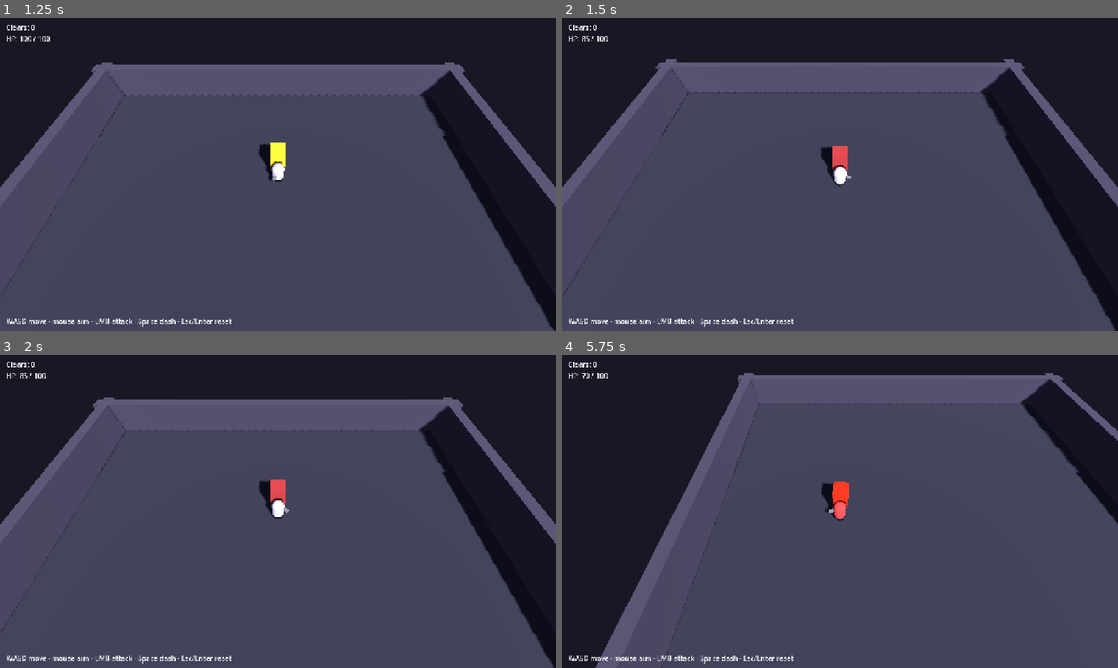
Above: before the commit, frames 1-4 (two rows, left to right).
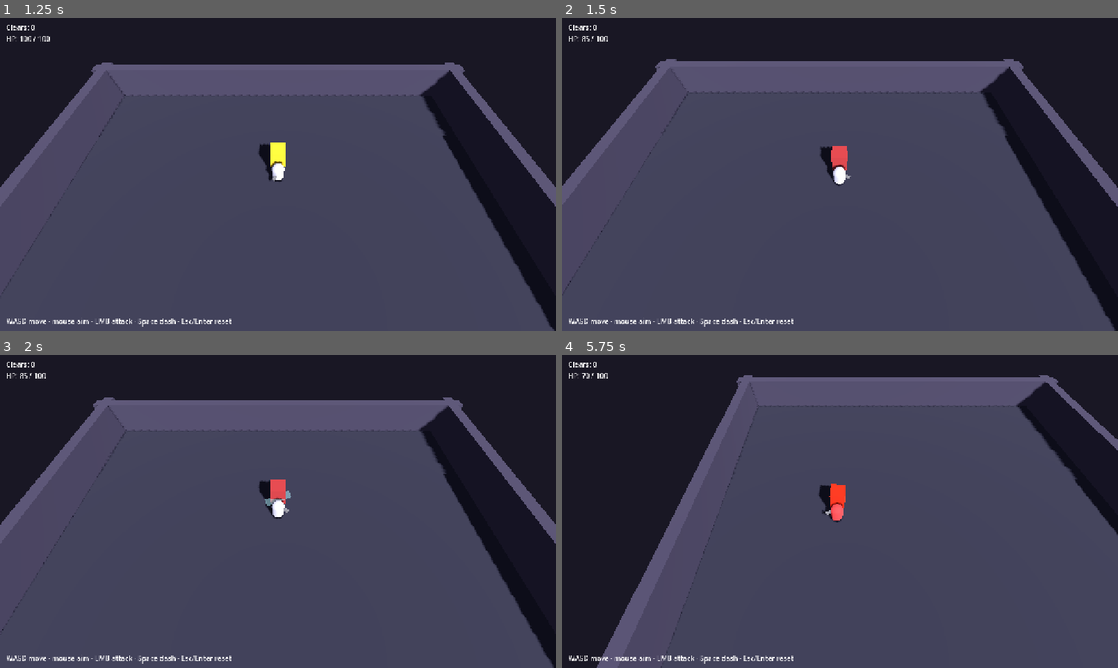
Above: after the commit, the same moments.

Repository: CLAR1OR/tycho
Game: Godot game, scene res://scenes/combat/feel_room.tscn
Same seed, same stepped clock (60 frames per second), same inputs: the game is played once before the commit and once after it.
Inputs (mouse positions are in pixels of both pictures, inside the frame that each line leads up to):
- Up to frame 1 (1.25 s): tap Enter (restart) at 0.5 s; move the mouse to (250, 237) at 0.52 s; hold W (move_up) from 0.53 s (still down); hold Space (dash) from 0.53 s (still down); click (250, 237) at 0.6 s
- Up to frame 2 (1.5 s): keep holding W (move_up); move the mouse to (1006, 221) at 1.27 s; release Space (dash) at 1.28 s; tap Space (dash) at 1.35 s
- Up to frame 3 (2 s): keep holding W (move_up); click (444, 558) at 1.55 s
- Up to frame 4 (5.75 s): move the mouse to (673, 464) at 2.02 s; release W (move_up) at 2.03 s; hold Space (dash) 2.03-2.78 s; hold A (move_left) 2.03-3.53 s; click (673, 464) at 2.1 s; move the mouse to (867, 511) at 2.77 s; tap Space (dash) at 2.85, 4.35 s; click (867, 511) at 3.05 s; move the mouse to (756, 433) at 3.52 s; hold S (move_down) 3.53-4.28 s; hold Space (dash) 3.53-4.28 s; click (756, 433) at 3.6 s; move the mouse to (962, 495) at 4.27 s; hold D (move_right) 4.28-5.03 s; click (962, 495) at 4.55 s; move the mouse to (728, 527) at 5.02 s; hold W (move_up) from 5.03 s (still down); hold Space (dash) from 5.03 s (still down); click (728, 527) at 5.1 s

Frame 1 is identical in both runs. In frame 2, 0.5% of the frame differs, in the area x 0-100%, y 13-88%; in frame 3, 0.2%; in frame 4, 2.1%, in the area x 6-100%, y 5-100%.

Commit message:
feat: asset-pipeline gate scene + combat juice (shake, swing viz, slash FX)
Asset-pipeline gate (Phase 0 gate 3):
- scenes/core/asset_pipeline_gate.tscn + src/core/character_stage.gd: loads
  a rigged/animated .glb under the SAME fixed camera_rig, finds the
  AnimationPlayer, force-loops + cycles clips (A/D), turntable (Space).
  Bobbing-capsule placeholder until a model is dropped in; needs a human to
  produce one to validate. Full pipeline steps in assets/README.md.

Combat juice (cosmetic, all `# FEEL:`-tunable):
- camera_rig.gd: shake(strength) — decaying in-plane camera kick; feel_room
  fires it when the player takes a hit.
- player.gd / player.tscn: a swept blade visual (alternates direction per
  swing) + a translucent hitbox volume shown during the active frames, so
  you can see what a swing covers.
- slash_fx.tscn / slash_fx.gd: a bright camera-facing streak spawned at each
  landed hit, fading + freeing over ~0.9s; per-instance material.

Validated: imports + compiles clean, both scenes run without errors headless
and on the real (windowed) renderer on Godot v4.6.3.

Docs: CLAUDE.md status + next action; assets/README.md (new pipeline doc).

Co-Authored-By: Claude Opus 4.8 <noreply@anthropic.com>

Diff:
--- a/project.godot
+++ b/project.godot
@@ -1,6 +1,10 @@
 ; Engine configuration file.
-; Tycho Roguelite — Godot 4.6 project (3D project with a fixed camera; the 2.5D decision).
-; See design/godot-conventions.md. main_scene is the Phase 0 combat-feel gate sandbox.
+; It's best edited using the editor UI and not directly,
+; since the parameters that go here are not all obvious.
+;
+; Format:
+;   [section] ; section goes between []
+;   param=value ; assign values to parameters
 
 config_version=5
 
@@ -22,48 +26,54 @@
 
 move_up={
 "deadzone": 0.5,
-"events": [Object(InputEventKey,"resource_local_to_scene":fa …(209 unchanged characters)… "location":0,"echo":false,"script":null)]
+"events": [Object(InputEventKey,"resource_local_to_scene":fa …(209 unchanged characters)… "location":0,"echo":false,"script":null)
+]
 }
 move_down={
 "deadzone": 0.5,
-"events": [Object(InputEventKey,"resource_local_to_scene":fa …(209 unchanged characters)… "location":0,"echo":false,"script":null)]
+"events": [Object(InputEventKey,"resource_local_to_scene":fa …(209 unchanged characters)… "location":0,"echo":false,"script":null)
+]
 }
 move_left={
 "deadzone": 0.5,
-"events": [Object(InputEventKey,"resource_local_to_scene":fa …(209 unchanged characters)… "location":0,"echo":false,"script":null)]
+"events": [Object(InputEventKey,"resource_local_to_scene":fa …(209 unchanged characters)… "location":0,"echo":false,"script":null)
+]
 }
 move_right={
 "deadzone": 0.5,
-"events": [Object(InputEventKey,"resource_local_to_scene":fa …(209 unchanged characters)… "location":0,"echo":false,"script":null)]
+"events": [Object(InputEventKey,"resource_local_to_scene":fa …(209 unchanged characters)… "location":0,"echo":false,"script":null)
+]
 }
 dash={
 "deadzone": 0.5,
-"events": [Object(InputEventKey,"resource_local_to_scene":fa …(209 unchanged characters)… "location":0,"echo":false,"script":null)]
+"events": [Object(InputEventKey,"resource_local_to_scene":fa …(209 unchanged characters)… "location":0,"echo":false,"script":null)
+]
 }
 attack={
 "deadzone": 0.5,
-"events": [Object(InputEventMouseButton,"resource_local_to_s …(272 unchanged characters)… alse,"double_click":false,"script":null)]
+"events": [Object(InputEventMouseButton,"resource_local_to_s …(272 unchanged characters)… alse,"double_click":false,"script":null)
+]
 }
 ability_rmb={
 "deadzone": 0.5,
-"events": [Object(InputEventMouseButton,"resource_local_to_s …(272 unchanged characters)… alse,"double_click":false,"script":null)]
+"events": [Object(InputEventMouseButton,"resource_local_to_s …(272 unchanged characters)… alse,"double_click":false,"script":null)
+]
 }
 ability_q={
 "deadzone": 0.5,
-"events": [Object(InputEventKey,"resource_local_to_scene":fa …(209 unchanged characters)… "location":0,"echo":false,"script":null)]
+"events": [Object(InputEventKey,"resource_local_to_scene":fa …(209 unchanged characters)… "location":0,"echo":false,"script":null)
+]
 }
 ability_r={
 "deadzone": 0.5,
-"events": [Object(InputEventKey,"resource_local_to_scene":fa …(209 unchanged characters)… "location":0,"echo":false,"script":null)]
+"events": [Object(InputEventKey,"resource_local_to_scene":fa …(209 unchanged characters)… "location":0,"echo":false,"script":null)
+]
 }
 restart={
 "deadzone": 0.5,
-"events": [Object(InputEventKey,"resource_local_to_scene":fa …(214 unchanged characters)… "location":0,"echo":false,"script":null)]
+"events": [Object(InputEventKey,"resource_local_to_scene":fa …(214 unchanged characters)… "location":0,"echo":false,"script":null)
+]
 }
-
-[physics]
-
-common/physics_ticks_per_second=60
 
 [rendering]
 
--- a/scenes/combat/player.tscn
+++ b/scenes/combat/player.tscn
@@ -18,6 +18,25 @@
 
 [sub_resource type="BoxShape3D" id="Shape_hitbox"]
 size = Vector3(1.4, 1.2, 1.6)
+
+[sub_resource type="BoxMesh" id="BladeMesh"]
+size = Vector3(0.12, 0.08, 1.6)
+
+[sub_resource type="StandardMaterial3D" id="BladeMat"]
+transparency = 1
+shading_mode = 0
+albedo_color = Color(0.75, 0.95, 1, 0.85)
+emission_enabled = true
+emission = Color(0.6, 0.9, 1, 1)
+emission_energy_multiplier = 2.5
+
+[sub_resource type="BoxMesh" id="HitboxVizMesh"]
+size = Vector3(1.4, 1.2, 1.6)
+
+[sub_resource type="StandardMaterial3D" id="HitboxVizMat"]
+transparency = 1
+shading_mode = 0
+albedo_color = Color(1, 0.85, 0.3, 0.12)
 
 [node name="Player" type="CharacterBody3D"]
 collision_layer = 1
@@ -45,3 +64,18 @@
 [node name="CollisionShape3D" type="CollisionShape3D" parent="Hitbox"]
 transform = Transform3D(1, 0, 0, 0, 1, 0, 0, 0, 1, 0, 0.9, -1.2)
 shape = SubResource("Shape_hitbox")
+
+[node name="HitboxViz" type="MeshInstance3D" parent="."]
+transform = Transform3D(1, 0, 0, 0, 1, 0, 0, 0, 1, 0, 0.9, -1.2)
+visible = false
+mesh = SubResource("HitboxVizMesh")
+surface_material_override/0 = SubResource("HitboxVizMat")
+
+[node name="SwingPivot" type="Node3D" parent="."]
+transform = Transform3D(1, 0, 0, 0, 1, 0, 0, 0, 1, 0, 0.9, 0)
+visible = false
+
+[node name="Blade" type="MeshInstance3D" parent="SwingPivot"]
+transform = Transform3D(1, 0, 0, 0, 1, 0, 0, 0, 1, 0, 0, -1)
+mesh = SubResource("BladeMesh")
+surface_material_override/0 = SubResource("BladeMat")
--- /dev/null
+++ b/scenes/combat/slash_fx.tscn
@@ -0,0 +1,21 @@
+[gd_scene load_steps=4 format=3]
+
+[ext_resource type="Script" path="res://src/combat/slash_fx.gd" id="1"]
+
+[sub_resource type="QuadMesh" id="Quad"]
+size = Vector2(1.8, 0.5)
+
+[sub_resource type="StandardMaterial3D" id="SlashMat"]
+resource_local_to_scene = true
+transparency = 1
+cull_mode = 2
+shading_mode = 0
+albedo_color = Color(0.7, 0.95, 1, 0.9)
+emission_enabled = true
+emission = Color(0.6, 0.9, 1, 1)
+emission_energy_multiplier = 2.0
+
+[node name="SlashFX" type="MeshInstance3D"]
+mesh = SubResource("Quad")
+surface_material_override/0 = SubResource("SlashMat")
+script = ExtResource("1")
--- /dev/null
+++ b/scenes/core/asset_pipeline_gate.tscn
@@ -0,0 +1,45 @@
+[gd_scene load_steps=6 format=3]
+
+[ext_resource type="Script" path="res://src/core/character_stage.gd" id="1"]
+[ext_resource type="PackedScene" path="res://scenes/core/camera_rig.tscn" id="2"]
+
+[sub_resource type="Environment" id="Env"]
+background_mode = 1
+background_color = Color(0.1, 0.09, 0.14, 1)
+ambient_light_source = 2
+ambient_light_color = Color(0.45, 0.45, 0.55, 1)
+ambient_light_energy = 0.7
+
+[sub_resource type="BoxMesh" id="FloorMesh"]
+size = Vector3(20, 1, 20)
+
+[sub_resource type="StandardMaterial3D" id="GroundMat"]
+albedo_color = Color(0.22, 0.22, 0.28, 1)
+
+[node name="AssetPipelineGate" type="Node3D"]
+script = ExtResource("1")
+
+[node name="WorldEnvironment" type="WorldEnvironment" parent="."]
+environment = SubResource("Env")
+
+[node name="DirectionalLight3D" type="DirectionalLight3D" parent="."]
+transform = Transform3D(0.866, -0.35, 0.354, 0, 0.707, 0.707, -0.5, -0.612, 0.612, 0, 12, 0)
+shadow_enabled = true
+
+[node name="Floor" type="MeshInstance3D" parent="."]
+transform = Transform3D(1, 0, 0, 0, 1, 0, 0, 0, 1, 0, -0.5, 0)
+mesh = SubResource("FloorMesh")
+surface_material_override/0 = SubResource("GroundMat")
+
+[node name="ModelHolder" type="Node3D" parent="."]
+
+[node name="CameraRig" parent="." instance=ExtResource("2")]
+
+[node name="HUD" type="CanvasLayer" parent="."]
+
+[node name="Info" type="Label" parent="HUD"]
+offset_left = 14.0
+offset_top = 10.0
+offset_right = 900.0
+offset_bottom = 110.0
+text = "Loading…"
--- a/src/combat/feel_room.gd
+++ b/src/combat/feel_room.gd
@@ -12,6 +12,7 @@
 const ENEMY_SCENE := preload("res://scenes/combat/enemy_dummy.tscn")
 const RESPAWN_DELAY := 0.8     # FEEL: beat between kill and next spawn (s)
 const SPAWN_POS := Vector3(0.0, 1.0, -9.0)
+const SHAKE_ON_HIT := 0.35     # FEEL: camera kick (m) when the player takes a hit
 
 @onready var _player: Player = $Player
 @onready var _rig: CameraRig = $CameraRig
@@ -21,6 +22,7 @@
 
 var _clears: int = 0
 var _enemy: EnemyDummy = null
+var _last_hp: int = Player.MAX_HEALTH
 
 
 func _ready() -> void:
@@ -55,6 +57,9 @@
 
 func _on_player_health_changed(hp: int, max_hp: int) -> void:
 	_hp_label.text = "HP: %d / %d" % [hp, max_hp]
+	if hp < _last_hp:
+		_rig.shake(SHAKE_ON_HIT)
+	_last_hp = hp
 
 
 func _on_player_died() -> void:
--- a/src/combat/player.gd
+++ b/src/combat/player.gd
@@ -26,8 +26,12 @@
 const ATTACK_DAMAGE := 25     # FEEL: damage per light hit
 const ATTACK_MOVE_MULT := 0.35  # FEEL: movement allowed while swinging (0 = rooted)
 const COMBO_BUFFER := 0.20    # FEEL: input buffer to chain the next swing (s)
+const SWING_ARC_DEG := 120.0  # FEEL: total blade sweep angle (degrees)
+const BLADE_ALPHA := 0.85     # FEEL: blade brightness during the swing
 
 const MAX_HEALTH := 100
+
+const SLASH_FX := preload("res://scenes/combat/slash_fx.tscn")
 
 signal health_changed(hp: int, max_hp: int)
 signal died
@@ -43,9 +47,13 @@
 var _attack_t: float = 0.0
 var _hit_this_swing: Array = []
 var _buffered_attack: bool = false
+var _swing_sign: float = 1.0
 
 @onready var _hitbox: Area3D = $Hitbox
 @onready var _mesh: MeshInstance3D = $Body
+@onready var _swing_pivot: Node3D = $SwingPivot
+@onready var _blade: MeshInstance3D = $SwingPivot/Blade
+@onready var _hitbox_viz: MeshInstance3D = $HitboxViz
 var _base_mesh_color: Color = Color(0.85, 0.85, 0.9)
 
 
@@ -107,6 +115,7 @@
 	if _attack_t >= active_start and _attack_t < active_end:
 		_apply_attack_hits()
 
+	_update_swing_visual()
 	_apply_ground_movement(delta, ATTACK_MOVE_MULT)
 
 	if _attack_t >= active_end + ATTACK_RECOVER:
@@ -134,11 +143,15 @@
 	_attack_t = 0.0
 	_buffered_attack = false
 	_hit_this_swing.clear()
+	_swing_sign = -_swing_sign  # alternate sweep direction each swing
+	_swing_pivot.visible = true
 
 
 func _end_attack() -> void:
 	_state = State.NORMAL
 	_buffered_attack = false
+	_swing_pivot.visible = false
+	_hitbox_viz.visible = false
 
 
 func _apply_attack_hits() -> void:
@@ -148,6 +161,36 @@
 		if body.has_method("take_damage"):
 			_hit_this_swing.append(body)
 			body.take_damage(ATTACK_DAMAGE, global_position)
+			_spawn_slash(body.global_position)
+
+
+## A swept blade visual + the literal hitbox volume shown during the active window,
+## so you can see exactly what a swing covers and what it hit.
+func _update_swing_visual() -> void:
+	var total_swing := ATTACK_WINDUP + ATTACK_ACTIVE
+	var half := deg_to_rad(SWING_ARC_DEG) * 0.5
+	var alpha := BLADE_ALPHA
+	if _attack_t <= total_swing:
+		var p := ease(_attack_t / total_swing, 0.4)  # ease-out sweep
+		_swing_pivot.rotation.y = lerpf(half, -half, p) * _swing_sign
+	else:
+		_swing_pivot.rotation.y = -half * _swing_sign
+		var rp := clampf((_attack_t - total_swing) / ATTACK_RECOVER, 0.0, 1.0)
+		alpha = lerpf(BLADE_ALPHA, 0.0, rp)
+	var mat := _blade.get_active_material(0)
+	if mat is StandardMaterial3D:
+		mat.albedo_color.a = alpha
+	var active_end := ATTACK_WINDUP + ATTACK_ACTIVE
+	_hitbox_viz.visible = _attack_t >= ATTACK_WINDUP and _attack_t < active_end
+
+
+func _spawn_slash(at: Vector3) -> void:
+	var parent := get_parent()
+	if parent == null:
+		return
+	var fx := SLASH_FX.instantiate()
+	fx.position = at + Vector3.UP * 0.6  # roughly mid-body on the target
+	parent.add_child(fx)
 
 
 # --- Movement helpers -------------------------------------------------------
--- /dev/null
+++ b/src/combat/slash_fx.gd
@@ -0,0 +1,46 @@
+extends MeshInstance3D
+class_name SlashFX
+## A short bright streak left at the point of a landed hit; fades out and frees.
+## Spawned by player.gd when a light attack connects. Orients to face the fixed
+## camera so it reads from the 2.5D angle. Cosmetic only — no gameplay effect.
+
+# FEEL: human-tuned, do not optimize — hit-feedback timing/look.
+const LIFETIME := 0.9          # FEEL: seconds before it fully fades + frees
+const START_ALPHA := 0.9       # FEEL: peak brightness
+const START_EMISSION := 2.0    # FEEL: peak glow
+
+var _t: float = 0.0
+var _mat: StandardMaterial3D = null
+var _oriented: bool = false
+var _roll: float = 0.0
+var _grow_scale: float = 1.0
+
+
+func _ready() -> void:
+	_mat = get_active_material(0) as StandardMaterial3D
+	_roll = randf_range(-PI, PI)
+	_grow_scale = randf_range(0.85, 1.2)
+	if _mat != null:
+		_mat.albedo_color.a = START_ALPHA
+		_mat.emission_energy_multiplier = START_EMISSION
+
+
+func _process(delta: float) -> void:
+	# Orient on the first frame, once global_position is valid and the camera exists.
+	if not _oriented:
+		var cam := get_viewport().get_camera_3d()
+		if cam != null:
+			look_at(cam.global_position, Vector3.UP)
+			rotate_object_local(Vector3.FORWARD, _roll)  # roll in the view plane for variety
+		_oriented = true
+
+	_t += delta
+	var k := clampf(1.0 - _t / LIFETIME, 0.0, 1.0)
+	if _mat != null:
+		_mat.albedo_color.a = START_ALPHA * k
+		_mat.emission_energy_multiplier = START_EMISSION * k
+	# Grow slightly as it fades for a "pop".
+	var g := _grow_scale * (1.0 + (1.0 - k) * 0.4)
+	scale = Vector3(g, g, g)
+	if _t >= LIFETIME:
+		queue_free()
--- a/src/core/camera_rig.gd
+++ b/src/core/camera_rig.gd
@@ -9,14 +9,17 @@
 const FOLLOW_LERP := 9.0              # FEEL: higher = snappier follow, lower = floatier
 const CAM_OFFSET := Vector3(0, 15, 9) # FEEL: height + pull-back of the fixed camera
 const CAM_PITCH := -58.0              # FEEL: downward tilt in degrees (the 2.5D angle)
+const SHAKE_DECAY := 6.0              # FEEL: how fast a shake settles (higher = snappier)
 
 var _target: Node3D = null
+var _cam: Camera3D = null
+var _shake_strength: float = 0.0
 
 
 func _ready() -> void:
-	var cam: Camera3D = $Camera3D
-	cam.position = CAM_OFFSET
-	cam.rotation_degrees = Vector3(CAM_PITCH, 0.0, 0.0)
+	_cam = $Camera3D
+	_cam.position = CAM_OFFSET
+	_cam.rotation_degrees = Vector3(CAM_PITCH, 0.0, 0.0)
 
 
 func set_target(target: Node3D) -> void:
@@ -25,9 +28,23 @@
 		global_position = _target.global_position
 
 
+## Kick the camera. `strength` is in metres of peak offset. FEEL: callers pass small
+## values (~0.2–0.4 for a hit); the rig decays it to zero.
+func shake(strength: float) -> void:
+	_shake_strength = maxf(_shake_strength, strength)
+
+
 func _physics_process(delta: float) -> void:
-	if _target == null:
-		return
-	# Frame-rate independent exponential smoothing toward the target's ground position.
-	var t: float = 1.0 - exp(-FOLLOW_LERP * delta)
-	global_position = global_position.lerp(_target.global_position, t)
+	if _target != null:
+		# Frame-rate independent exponential smoothing toward the target's ground position.
+		var t: float = 1.0 - exp(-FOLLOW_LERP * delta)
+		global_position = global_position.lerp(_target.global_position, t)
+
+	# Screen shake: random in-plane jitter on the camera, decaying to zero.
+	if _shake_strength > 0.001:
+		var offset := Vector3(randf_range(-1.0, 1.0), randf_range(-1.0, 1.0), 0.0) * _shake_strength
+		_cam.position = CAM_OFFSET + offset
+		_shake_strength = lerpf(_shake_strength, 0.0, 1.0 - exp(-SHAKE_DECAY * delta))
+	else:
+		_shake_strength = 0.0
+		_cam.position = CAM_OFFSET
--- /dev/null
+++ b/src/core/character_stage.gd
@@ -0,0 +1,150 @@
+extends Node3D
+class_name CharacterStage
+## Phase 0 gate 3 — the ASSET-PIPELINE gate.
+##
+## Validates the 2.5D pipeline assumption end-to-end:
+##   Tripo model -> rig -> Quaternius/UAL animation retarget -> animated in a
+##   Godot scene UNDER THE FIXED CAMERA (the same camera_rig.tscn the game uses).
+##
+## How to use (see assets/README.md for the full pipeline):
+##   1. Produce a rigged, animated character and export a .glb.
+##   2. Drop it at res://assets/models/gate_character.glb (the default drop-point),
+##      OR assign any PackedScene to `model_scene` in the inspector.
+##   3. Run this scene. It finds the AnimationPlayer, lists the clips, and plays
+##      them under the fixed camera. A/D cycle clips; Space toggles the turntable.
+##
+## If no model is found it spawns a procedurally-bobbing placeholder so the scene
+## always runs — failure to find a model is NOT a project no-go (CLAUDE.md: the
+## fallback is stock Quaternius models or learning Blender).
+
+@export var model_scene: PackedScene = null
+const MODEL_PATH := "res://assets/models/gate_character.glb"  # convention drop-point
+
+# FEEL: turntable speed (deg/s) — purely for inspecting the model from all sides.
+const TURNTABLE_SPEED := 35.0
+const PLACEHOLDER_BOB_HEIGHT := 0.25
+const PLACEHOLDER_BOB_SPEED := 3.0
+
+@onready var _rig: CameraRig = $CameraRig
+@onready var _info: Label = $HUD/Info
+@onready var _holder: Node3D = $ModelHolder
+
+var _anim_player: AnimationPlayer = null
+var _anim_names: PackedStringArray = []
+var _anim_idx: int = 0
+var _turntable: bool = true
+var _is_placeholder: bool = false
+var _bob_t: float = 0.0
+
+
+func _ready() -> void:
+	_rig.set_target(_holder)
+	var scene := _resolve_model_scene()
+	if scene != null:
+		var inst := scene.instantiate()
+		_holder.add_child(inst)
+		_anim_player = _find_anim_player(inst)
+		if _anim_player != null:
+			_collect_animations()
+			_play_current()
+	else:
+		_spawn_placeholder()
+	_update_info()
+
+
+func _resolve_model_scene() -> PackedScene:
+	if model_scene != null:
+		return model_scene
+	if ResourceLoader.exists(MODEL_PATH):
+		return load(MODEL_PATH) as PackedScene
+	return null
+
+
+func _process(delta: float) -> void:
+	if _turntable:
+		_holder.rotate_y(deg_to_rad(TURNTABLE_SPEED) * delta)
+	if _is_placeholder:
+		_bob_t += delta * PLACEHOLDER_BOB_SPEED
+		_holder.position.y = absf(sin(_bob_t)) * PLACEHOLDER_BOB_HEIGHT
+
+
+func _unhandled_input(event: InputEvent) -> void:
+	if event.is_action_pressed("dash"):
+		_turntable = not _turntable
+		_update_info()
+	elif event.is_action_pressed("move_right"):
+		_cycle_animation(1)
+	elif event.is_action_pressed("move_left"):
+		_cycle_animation(-1)
+
+
+# --- Animation --------------------------------------------------------------
+
+func _collect_animations() -> void:
+	_anim_names.clear()
+	for name in _anim_player.get_animation_list():
+		# Skip the implicit RESET clip Godot adds.
+		if name == "RESET":
+			continue
+		_anim_names.append(name)
+		# Force clips to loop so the gate shows continuous motion.
+		var clip := _anim_player.get_animation(name)
+		if clip != null:
+			clip.loop_mode = Animation.LOOP_LINEAR
+
+
+func _play_current() -> void:
+	if _anim_names.is_empty():
+		return
+	_anim_player.play(_anim_names[_anim_idx])
+
+
+func _cycle_animation(dir: int) -> void:
+	if _anim_names.is_empty():
+		return
+	_anim_idx = wrapi(_anim_idx + dir, 0, _anim_names.size())
+	_play_current()
+	_update_info()
+
+
+func _find_anim_player(n: Node) -> AnimationPlayer:
+	if n is AnimationPlayer:
+		return n
+	for child in n.get_children():
+		var found := _find_anim_player(child)
+		if found != null:
+			return found
+	return null
+
+
+# --- Placeholder ------------------------------------------------------------
+
+func _spawn_placeholder() -> void:
+	_is_placeholder = true
+	var body := MeshInstance3D.new()
+	var mesh := CapsuleMesh.new()
+	mesh.radius = 0.5
+	mesh.height = 1.8
+	body.mesh = mesh
+	body.position.y = 0.9
+	var mat := StandardMaterial3D.new()
+	mat.albedo_color = Color(0.5, 0.55, 0.7)
+	body.material_override = mat
+	_holder.add_child(body)
+
+
+# --- HUD --------------------------------------------------------------------
+
+func _update_info() -> void:
+	var lines: Array[String] = []
+	if _is_placeholder:
+		lines.append("[PLACEHOLDER] No model at %s — drop a rigged .glb there." % MODEL_PATH)
+		lines.append("Gate is not yet validated; see assets/README.md for the pipeline.")
+	else:
+		lines.append("Model loaded.")
+		if _anim_names.is_empty():
+			lines.append("WARNING: no AnimationPlayer/clips found — retarget step incomplete.")
+		else:
+			lines.append("Clip %d/%d: %s" % [_anim_idx + 1, _anim_names.size(), _anim_names[_anim_idx]])
+	lines.append("A/D cycle clips - Space toggle turntable (%s)" % ("on" if _turntable else "off"))
+	_info.text = "\n".join(lines)
Not shown: 1 places in scenes/combat/player.tscn that only renumber resources
Not shown, added: src/combat/slash_fx.gd.uid
Not shown, added: src/core/character_stage.gd.uid
Not shown, changed: CLAUDE.md
Not shown, added: assets/README.md
